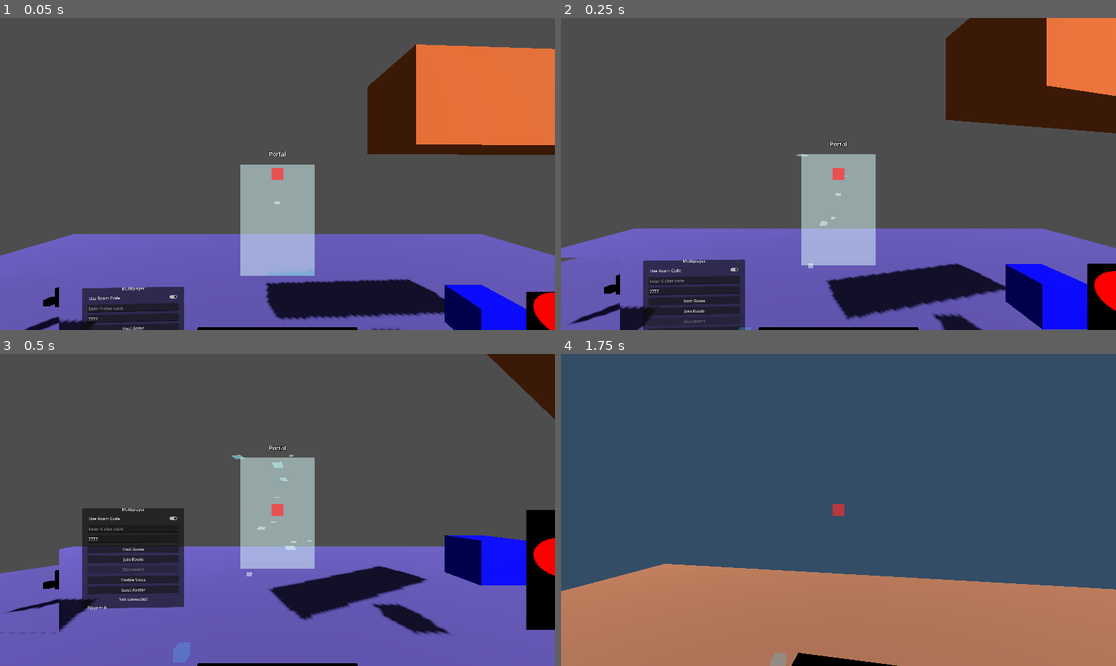
Above: before the commit, frames 1-4 (two rows, left to right).
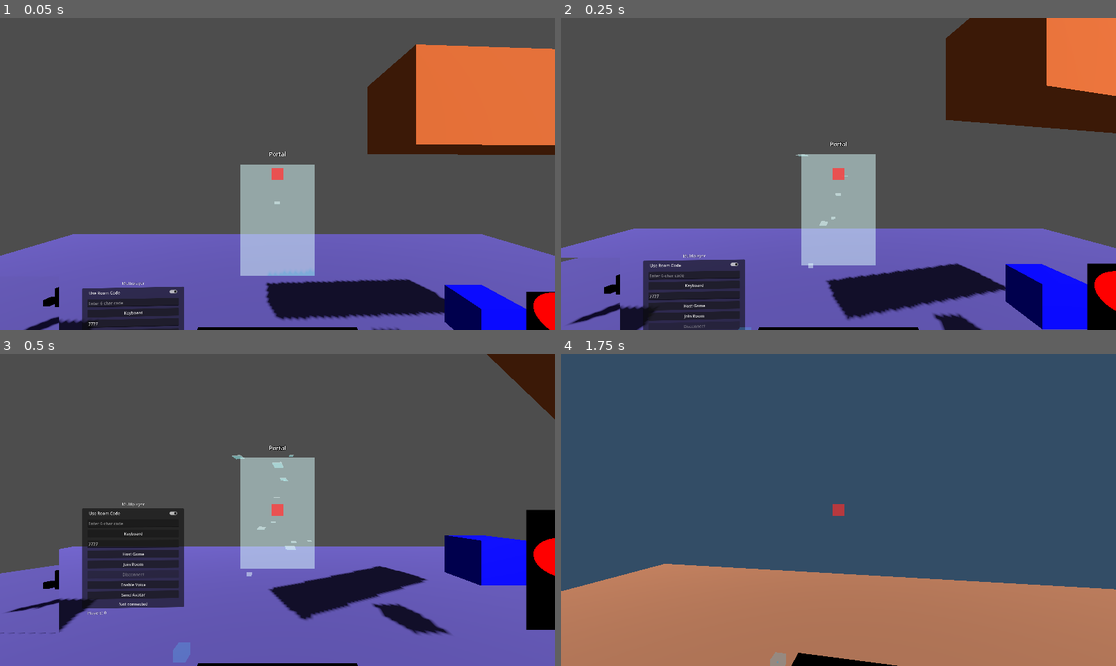
Above: after the commit, the same moments.

Repository: jvastola/GodotPhysicsRig
Game: Godot game, scene res://MainScene.tscn
Two runs of this game, one before a commit and one after it. Both use one fixed random seed, a clock stepped at 60 frames per second and the inputs below.
Inputs (mouse positions are in pixels of both pictures, inside the frame that each line leads up to):
- Up to frame 1 (0.05 s): no input
- Up to frame 2 (0.25 s): no input
- Up to frame 3 (0.5 s): no input
- Up to frame 4 (1.75 s): move the mouse to (866, 510) at 0.52 s; hold Shift (sprint) 0.53-1.28 s; hold W (move_forward) from 0.53 s (still down); click (866, 510) at 0.67 s; tap Space (jump) at 0.77, 1.52 s; move the mouse to (810, 510) at 1.27 s; click (810, 510) at 1.35 s

The runs differ from the first frame. In frame 1, 1.0% of the frame differs, in the area x 15-33%, y 84-100%; in frame 2, 1.4%; in frame 3, 1.5%, in the area x 15-33%, y 47-84%; in frame 4, nothing differs.

Commit message:
feat(virtual_keyboard): Add virtual keyboard for room code input and integrate with NetworkUI

Diff:
--- a/multiplayer/NetworkUI.tscn
+++ b/multiplayer/NetworkUI.tscn
@@ -56,6 +56,10 @@
 placeholder_text = "Room Code (6 chars)"
 max_length = 6
 
+[node name="KeyboardButton" type="Button" parent="VBoxContainer"]
+layout_mode = 2
+text = "Keyboard"
+
 [node name="AddressInput" type="LineEdit" parent="VBoxContainer"]
 layout_mode = 2
 visible = false
--- a/multiplayer/network_ui.gd
+++ b/multiplayer/network_ui.gd
@@ -8,6 +8,9 @@
 @onready var room_code_input: LineEdit = $VBoxContainer/RoomCodeInput
 @onready var port_input: LineEdit = $VBoxContainer/PortInput
 @onready var use_room_code_check: CheckButton = $VBoxContainer/UseRoomCodeCheck
+@onready var keyboard_button: Button = $VBoxContainer/KeyboardButton
+
+var virtual_keyboard: Node = null
 @onready var status_label: Label = $VBoxContainer/StatusLabel
 @onready var player_list_label: Label = $VBoxContainer/PlayerListLabel
 @onready var voice_button: Button = $VBoxContainer/VoiceButton
@@ -42,6 +45,7 @@
 	avatar_button.pressed.connect(_on_avatar_pressed)
 	if use_room_code_check:
 		use_room_code_check.toggled.connect(_on_use_room_code_toggled)
+	keyboard_button.pressed.connect(_on_keyboard_button_pressed)
 
 	# Connect network signals
 	network_manager.player_connected.connect(_on_player_connected)
@@ -220,10 +224,36 @@
 		room_code_input.visible = true
 		address_input.visible = false
 		join_button.text = "Join Room"
+		keyboard_button.visible = true
 	else:
 		room_code_input.visible = false
 		address_input.visible = true
 		join_button.text = "Join Server"
+		keyboard_button.visible = false
+func _on_keyboard_button_pressed() -> void:
+	if virtual_keyboard:
+		virtual_keyboard.queue_free()
+		virtual_keyboard = null
+		return
+
+	var keyboard_scene = preload("res://ui/VirtualKeyboard2D.tscn")
+	virtual_keyboard = keyboard_scene.instantiate()
+	add_child(virtual_keyboard)
+
+	# Connect the code_entered signal to update the room code input
+	virtual_keyboard.code_entered.connect(_on_keyboard_code_entered)
+
+	# Optionally, position the keyboard near the room code input
+	virtual_keyboard.position = room_code_input.position + Vector2(0, room_code_input.size.y + 10)
+
+func _on_keyboard_code_entered(code: String) -> void:
+	if room_code_input:
+		room_code_input.text = code
+		room_code_input.set_caret_column(code.length())
+	# Hide keyboard after entry
+	if virtual_keyboard:
+		virtual_keyboard.queue_free()
+		virtual_keyboard = null
 
 
 func _on_room_code_generated(code: String) -> void:
--- /dev/null
+++ b/ui/VirtualKeyboard2D.tscn
@@ -0,0 +1,5 @@
+[gd_scene load_steps=2 format=3]
+[ext_resource type="Script" path="res://ui/virtual_keyboard_2d.gd" id="1"]
+
+[node name="VirtualKeyboard2D" type="Control"]
+script = ExtResource("1")
--- /dev/null
+++ b/ui/virtual_keyboard_2d.gd
@@ -0,0 +1,65 @@
+extends Control
+
+signal code_entered(code: String)
+
+const KEYS = [
+	"A","B","C","D","E","F","G","H","J","K","L","M","N","P","Q","R","S","T","U","V","W","X","Y","Z",
+	"2","3","4","5","6","7","8","9"
+]
+
+var code := ""
+var max_length := 6
+
+func _ready():
+	# Dynamically create key buttons
+	var grid = GridContainer.new()
+	grid.columns = 8
+	add_child(grid)
+	for key in KEYS:
+		var btn = Button.new()
+		btn.text = key
+		btn.pressed.connect(_on_key_pressed.bind(key))
+		grid.add_child(btn)
+	# Add backspace and clear
+	var backspace = Button.new()
+	backspace.text = "←"
+	backspace.pressed.connect(_on_backspace)
+	grid.add_child(backspace)
+	var clear = Button.new()
+	clear.text = "Clear"
+	clear.pressed.connect(_on_clear)
+	grid.add_child(clear)
+	# Add submit
+	var submit = Button.new()
+	submit.text = "Enter"
+	submit.pressed.connect(_on_submit)
+	grid.add_child(submit)
+	# Display
+	var label = Label.new()
+	label.name = "CodeLabel"
+	label.text = code
+	label.horizontal_alignment = HORIZONTAL_ALIGNMENT_CENTER
+	label.vertical_alignment = VERTICAL_ALIGNMENT_CENTER
+	label.size_flags_horizontal = Control.SIZE_EXPAND_FILL
+	label.size_flags_vertical = Control.SIZE_EXPAND_FILL
+	add_child(label)
+
+func _on_key_pressed(key: String):
+	if code.length() < max_length:
+		code += key
+		_update_label()
+
+func _on_backspace():
+	if code.length() > 0:
+		code = code.left(code.length() - 1)
+		_update_label()
+
+func _on_clear():
+	code = ""
+	_update_label()
+
+func _on_submit():
+	emit_signal("code_entered", code)
+
+func _update_label():
+	get_node("CodeLabel").text = code
Not shown, added: ui/virtual_keyboard_2d.gd.uid
